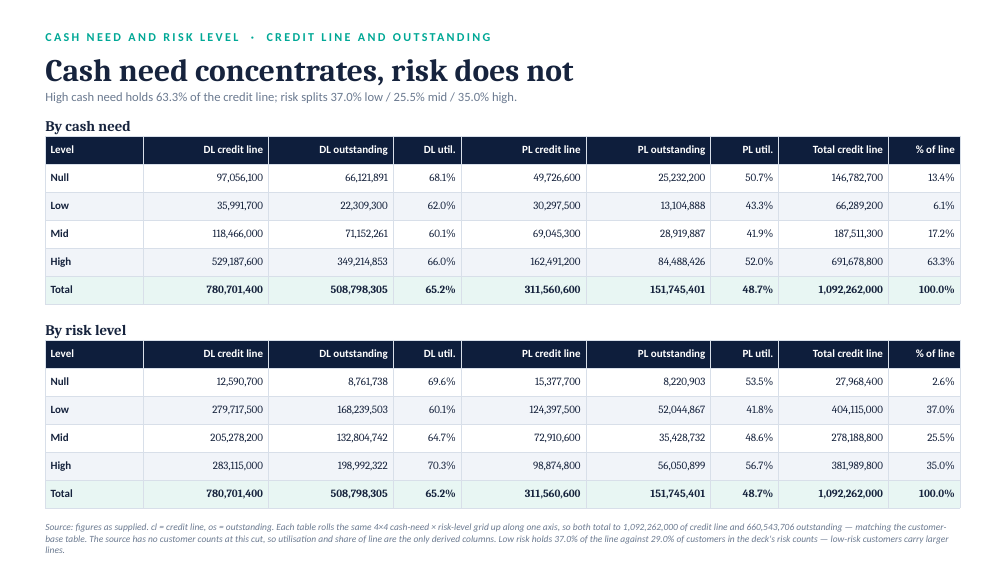
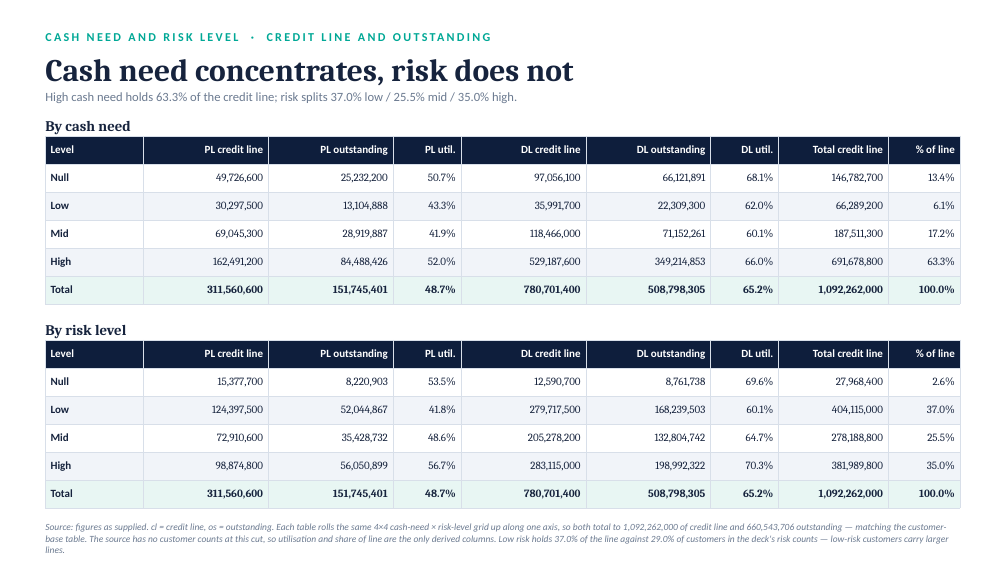
Before and after one commit to hweisim/claude_code, a slide deck: slide 8 of Lending_Book_Loan_Summary.pptx. Drawn at 1008x567 pixels with LibreOffice and Linux fonts; fonts in the diff are those of the drawing. Boxes give left, top, right and bottom in pixels: in the first picture for what was removed or moved away, otherwise in the second. Text is boxed around its words. In the diff, an @@ line names an element or a change of style, - is before the commit and + after.

```diff
--- a/Lending_Book_Loan_Summary.pptx
+++ b/Lending_Book_Loan_Summary.pptx
@@ table at [45, 136, 960, 299] @@
-row 1: Level | DL credit line | DL outstanding | DL util. | PL credit line | PL outstanding | PL util. | Total credit line | % of line
+row 1: Level | PL credit line | PL outstanding | PL util. | DL credit line | DL outstanding | DL util. | Total credit line | % of line
-row 2: Null | 97,056,100 | 66,121,891 | 68.1% | 49,726,600 | 25,232,200 | 50.7% | 146,782,700 | 13.4%
+row 2: Null | 49,726,600 | 25,232,200 | 50.7% | 97,056,100 | 66,121,891 | 68.1% | 146,782,700 | 13.4%
-row 3: Low | 35,991,700 | 22,309,300 | 62.0% | 30,297,500 | 13,104,888 | 43.3% | 66,289,200 | 6.1%
+row 3: Low | 30,297,500 | 13,104,888 | 43.3% | 35,991,700 | 22,309,300 | 62.0% | 66,289,200 | 6.1%
-row 4: Mid | 118,466,000 | 71,152,261 | 60.1% | 69,045,300 | 28,919,887 | 41.9% | 187,511,300 | 17.2%
+row 4: Mid | 69,045,300 | 28,919,887 | 41.9% | 118,466,000 | 71,152,261 | 60.1% | 187,511,300 | 17.2%
-row 5: High | 529,187,600 | 349,214,853 | 66.0% | 162,491,200 | 84,488,426 | 52.0% | 691,678,800 | 63.3%
+row 5: High | 162,491,200 | 84,488,426 | 52.0% | 529,187,600 | 349,214,853 | 66.0% | 691,678,800 | 63.3%
-row 6: Total | 780,701,400 | 508,798,305 | 65.2% | 311,560,600 | 151,745,401 | 48.7% | 1,092,262,000 | 100.0%
+row 6: Total | 311,560,600 | 151,745,401 | 48.7% | 780,701,400 | 508,798,305 | 65.2% | 1,092,262,000 | 100.0%
@@ table at [45, 340, 960, 503] @@
-row 1: Level | DL credit line | DL outstanding | DL util. | PL credit line | PL outstanding | PL util. | Total credit line | % of line
+row 1: Level | PL credit line | PL outstanding | PL util. | DL credit line | DL outstanding | DL util. | Total credit line | % of line
-row 2: Null | 12,590,700 | 8,761,738 | 69.6% | 15,377,700 | 8,220,903 | 53.5% | 27,968,400 | 2.6%
+row 2: Null | 15,377,700 | 8,220,903 | 53.5% | 12,590,700 | 8,761,738 | 69.6% | 27,968,400 | 2.6%
-row 3: Low | 279,717,500 | 168,239,503 | 60.1% | 124,397,500 | 52,044,867 | 41.8% | 404,115,000 | 37.0%
+row 3: Low | 124,397,500 | 52,044,867 | 41.8% | 279,717,500 | 168,239,503 | 60.1% | 404,115,000 | 37.0%
-row 4: Mid | 205,278,200 | 132,804,742 | 64.7% | 72,910,600 | 35,428,732 | 48.6% | 278,188,800 | 25.5%
+row 4: Mid | 72,910,600 | 35,428,732 | 48.6% | 205,278,200 | 132,804,742 | 64.7% | 278,188,800 | 25.5%
-row 5: High | 283,115,000 | 198,992,322 | 70.3% | 98,874,800 | 56,050,899 | 56.7% | 381,989,800 | 35.0%
+row 5: High | 98,874,800 | 56,050,899 | 56.7% | 283,115,000 | 198,992,322 | 70.3% | 381,989,800 | 35.0%
-row 6: Total | 780,701,400 | 508,798,305 | 65.2% | 311,560,600 | 151,745,401 | 48.7% | 1,092,262,000 | 100.0%
+row 6: Total | 311,560,600 | 151,745,401 | 48.7% | 780,701,400 | 508,798,305 | 65.2% | 1,092,262,000 | 100.0%
```
Also in this commit, not shown: 7 other slides changed, 1 other file.
